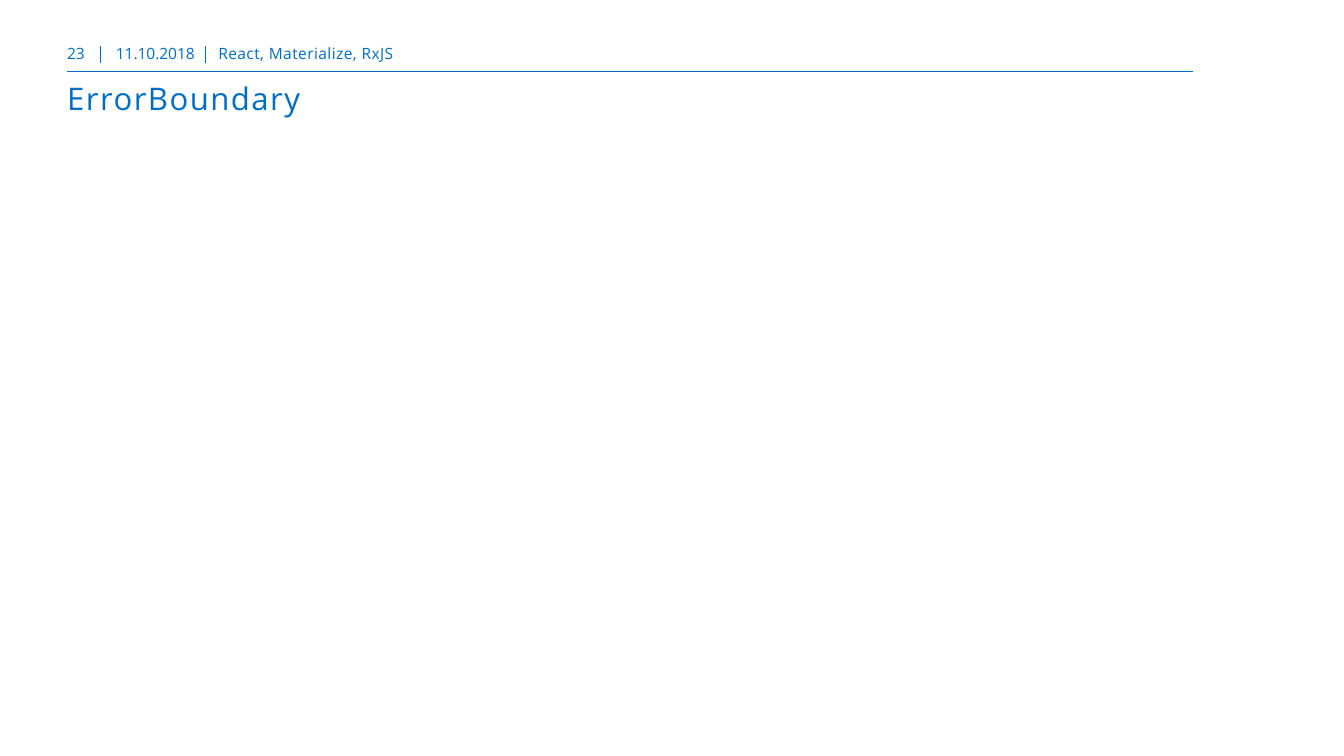
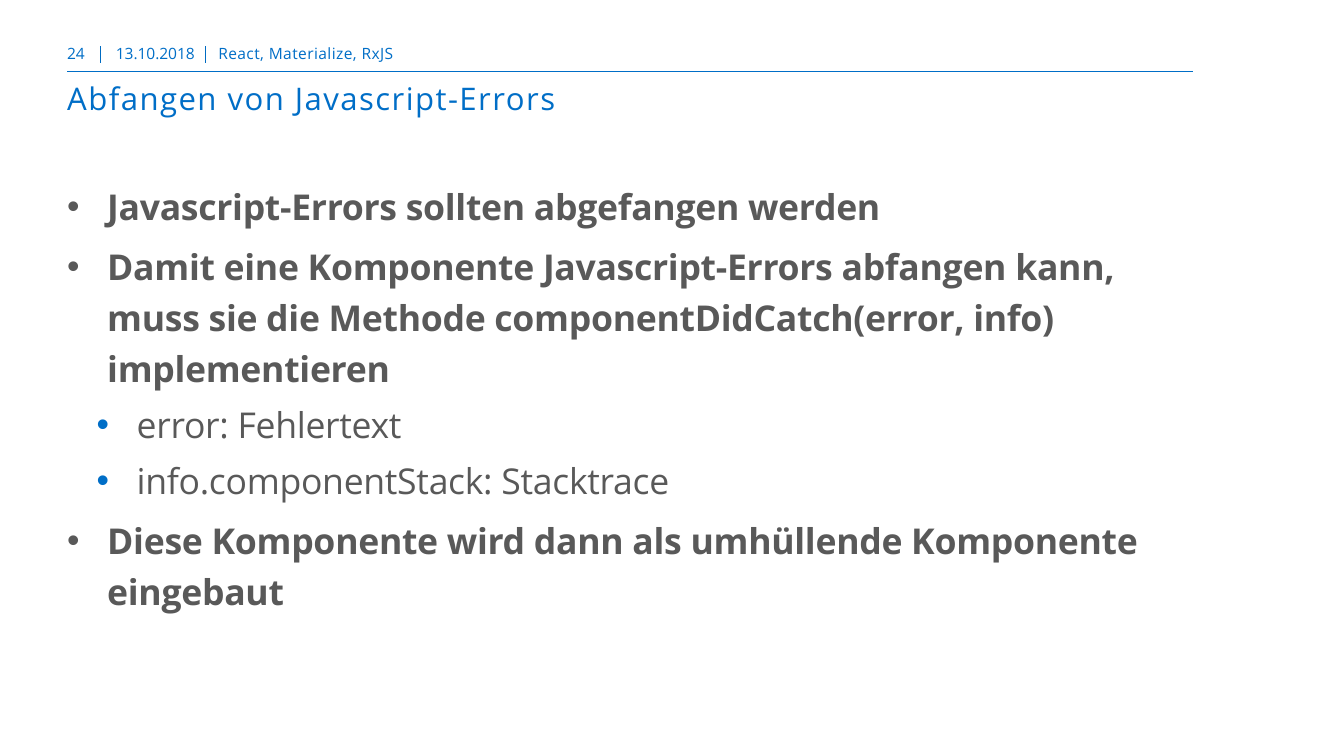
Before and after one commit to markusborer/ReactSample, a slide deck: slide 24 of React.pptx (slide 23 before the commit). Drawn at 1344x756 pixels with LibreOffice and Linux fonts; fonts in the diff are those of the drawing; background and template pictures are left out. Boxes give left, top, right and bottom in pixels: in the first picture for what was removed or moved away, otherwise in the second. Text is boxed around its words. In the diff, an @@ line names an element or a change of style, - is before the commit and + after.

```diff
--- a/React.pptx
+++ b/React.pptx
@@ page number at bbox=[67, 47, 85, 59]: text changed @@
-23
+24
@@ text at bbox=[116, 47, 195, 59]: text changed @@
-11.10.2018
+13.10.2018
@@ title at bbox=[67, 86, 555, 118]: text changed @@
-ErrorBoundary
+Abfangen von Javascript-Errors
@@ text added at bbox=[107, 193, 1138, 614], 24 pt, text #595959, bold @@
+• Javascript-Errors sollten abgefangen werden
+• Damit eine Komponente Javascript-Errors abfangen kann, muss sie die Methode componentDidCatch(error, info) implementieren
+    • error: Fehlertext
+    • info.componentStack: Stacktrace
+  • Diese Komponente wird dann als umhüllende Komponente eingebaut
```
Also in this commit, not shown: 23 other slides changed, 3 slides added, 1 other file.
